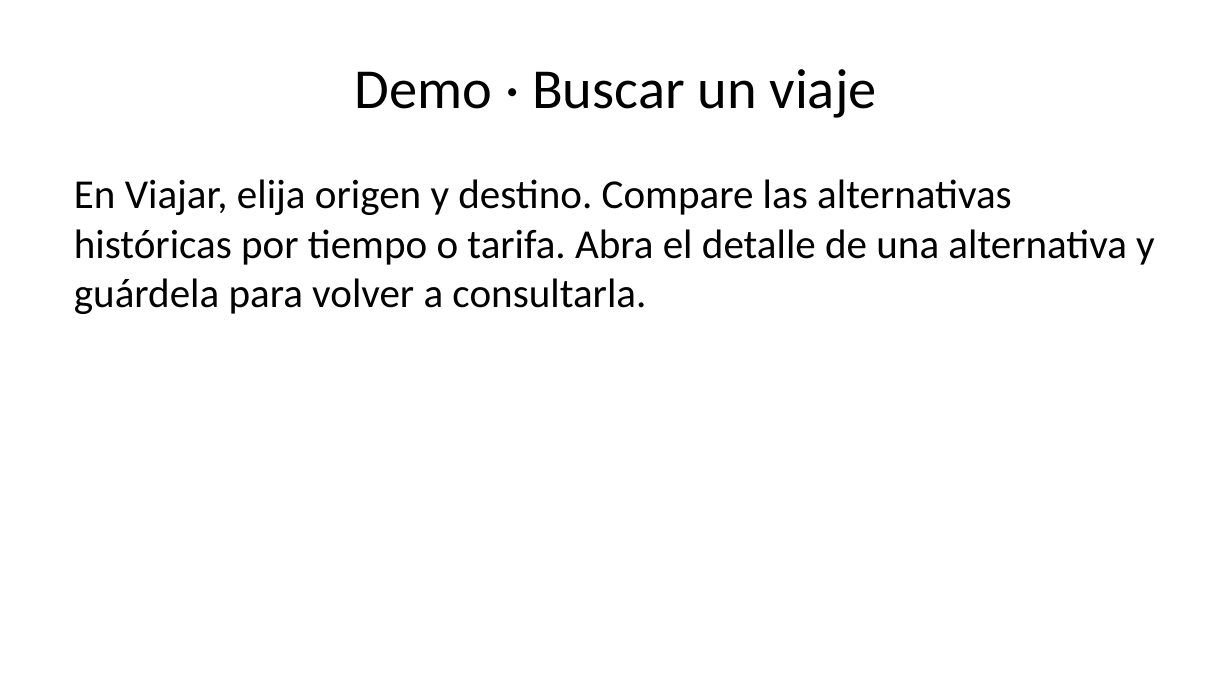
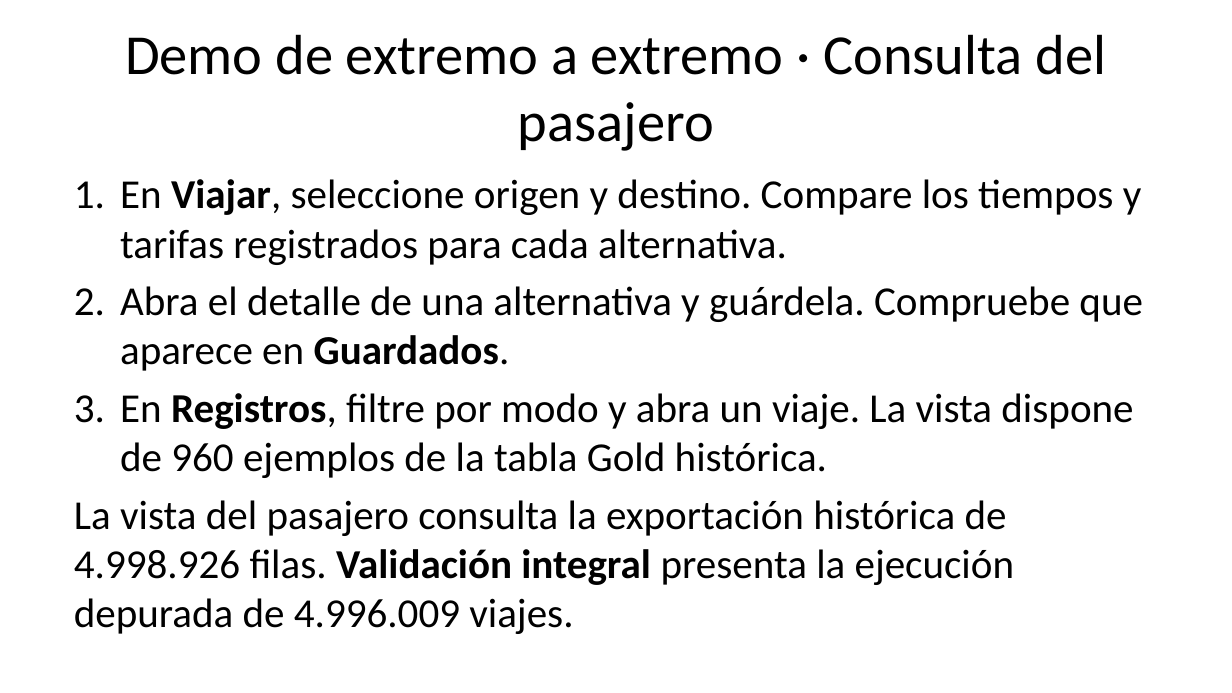
Before and after one commit to AlejandroPinedo/datalandia-lumina-smart-mobility-gcp, a slide deck: slide 11 of P3/entrega/Lumina-P3.pptx (slide 10 before the commit). Drawn at 1232x693 pixels with LibreOffice and Linux fonts; fonts in the diff are those of the drawing. Boxes give left, top, right and bottom in pixels: in the first picture for what was removed or moved away, otherwise in the second. Text is boxed around its words. In the diff, an @@ line names an element or a change of style, - is before the commit and + after.

```diff
--- a/P3/entrega/Lumina-P3.pptx
+++ b/P3/entrega/Lumina-P3.pptx
@@ title at (125,34,1106,151): text changed @@
-Demo · Buscar un viaje
+Demo de extremo a extremo · Consulta del pasajero
@@ text at (74,179,1143,634): text changed @@
-En Viajar, elija origen y destino. Compare las alternativas históricas por tiempo o tarifa. Abra el detalle de una alternativa y guárdela para volver a consultarla.
+1. En Viajar, seleccione origen y destino. Compare los tiempos y tarifas registrados para cada alternativa.
+2. Abra el detalle de una alternativa y guárdela. Compruebe que aparece en Guardados.
+3. En Registros, filtre por modo y abra un viaje. La vista dispone de 960 ejemplos de la tabla Gold histórica.
+La vista del pasajero consulta la exportación histórica de 4.998.926 filas. Validación integral presenta la ejecución depurada de 4.996.009 viajes.
```
Also in this commit, not shown: 4 other slides changed, 7 slides added, 7 slides removed, 2 other files.
